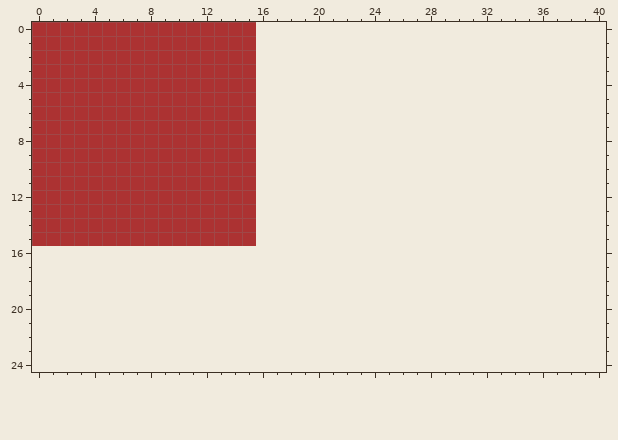
A pixel-art file gets an edit: Assets/MundoBizarroPlaceholder.aseprite. Above, as it was before the edit.
16x16 pixels, 1 frame. Shown: x 0..40, y 0..24. The old version is drawn lined up with the new one, on the new canvas.
The result:
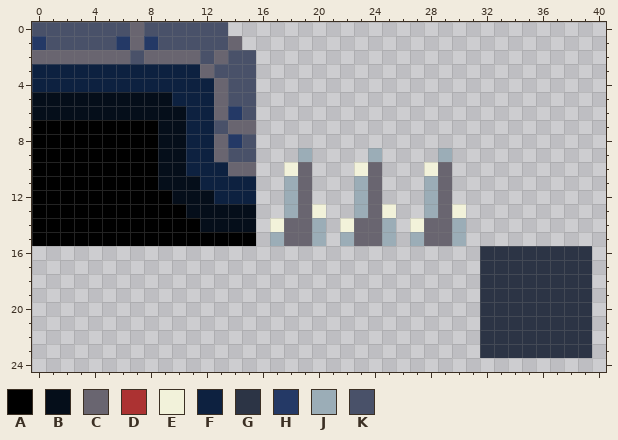
Palette (. is transparent): A #000000  B #050e1a  C #696570  D #ac3232  E #f2f2da  F #0d2140  G #2c3445  H #243966  J #9badb7  K #495169
Difference:
canvas 16x16 -> 64x64
Changed rows in their new state; - is an unchanged pixel.
first column x 0:
 0 KKKKKKKCKKKKKK..------------------------
 1 HKKKKKHCHKKKKKC.------------------------
 2 CCCCCCCKCCCCKCKK------------------------
 3 FFFFFFFFFFFFCKKK------------------------
 4 FFFFFFFFFFFFFCKK------------------------
 5 BBBBBBBBBBFFFCKK------------------------
 6 BBBBBBBBBBBFFCHK------------------------
 7 AAAAAAAAABBFFKCC------------------------
 8 AAAAAAAAABBFFCHK------------------------
 9 AAAAAAAAABBFFCKK---J----J----J----------
10 AAAAAAAAABBFFFCC--EC---EC---EC----------
11 AAAAAAAAABBBFFFF--JC---JC---JC----------
12 AAAAAAAAAABBBFFF--JC---JC---JC----------
13 AAAAAAAAAAABBBBB--JCE--JCE--JCE---------
14 AAAAAAAAAAAABBBB-ECCJ-ECCJ-ECCJ---------
15 AAAAAAAAAAAAAAAA-JCCJ-JCCJ-JCCJ---------
16 --------------------------------GGGGGGGG
17 --------------------------------GGGGGGGG
18 --------------------------------GGGGGGGG
19 --------------------------------GGGGGGGG
20 --------------------------------GGGGGGGG
21 --------------------------------GGGGGGGG
22 --------------------------------GGGGGGGG
23 --------------------------------GGGGGGGG
